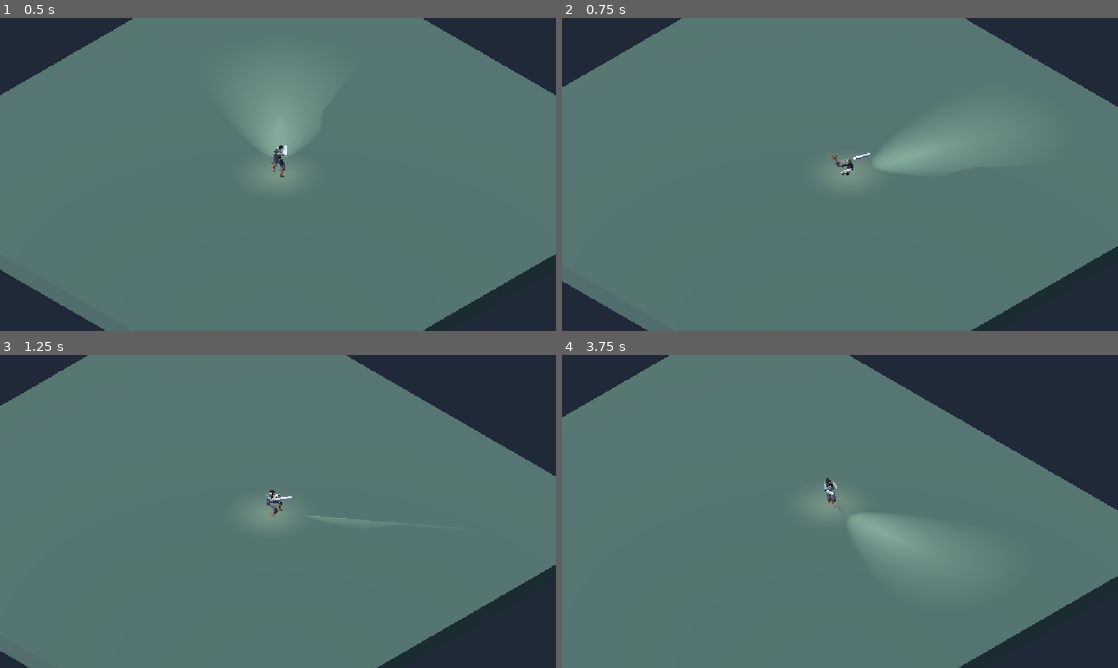
Above: before the commit, frames 1-4 (two rows, left to right).
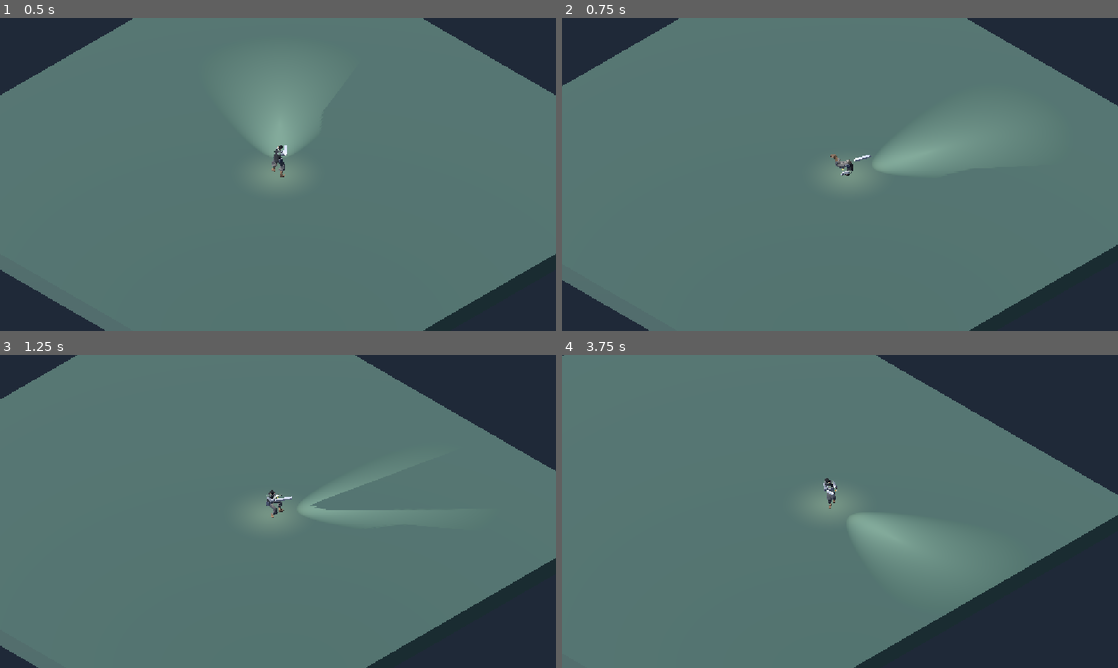
Above: after the commit, the same moments.

Repository: AnckerStudios/the-camera-game
Game: Godot game, scene res://mainscene.tscn
Two runs of this game, one before a commit and one after it. Both use one fixed random seed, a clock stepped at 60 frames per second and the inputs below. The project has no main scene, so this scene is started directly.
Inputs (mouse positions are in pixels of both pictures, inside the frame that each line leads up to):
- Up to frame 1 (0.5 s): no input
- Up to frame 2 (0.75 s): move the mouse to (962, 158) at 0.52 s; hold D (move_right) from 0.53 s (still down); tap Shift (dash) at 0.6 s
- Up to frame 3 (1.25 s): keep holding D (move_right); tap Space (jump) at 0.77 s
- Up to frame 4 (3.75 s): move the mouse to (728, 527) at 1.27 s; release D (move_right) at 1.28 s; hold S (move_backward) 1.28-2.03 s; right-click (728, 527) at 1.35 s; tap Space (jump) at 1.52, 3.02 s; tap Shift (dash) at 1.55, 2.1, 3.05 s; move the mouse to (895, 442) at 2.02 s; hold D (move_right) 2.03-2.78 s; move the mouse to (812, 574) at 2.77 s; hold W (move_forward) 2.78-3.53 s; click (812, 574) at 2.85 s; move the mouse to (1006, 558) at 3.52 s; hold A (move_left) from 3.53 s (still down); hold Q (weapon_next) from 3.53 s (still down)

Frame 1 is identical in both runs. In frame 2, 0.5% of the frame differs, in the area x 0-100%, y 0-100%; in frame 3, 2.4%; in frame 4, 12%.

Commit message:
Исправил восстановление после кувырка и его направление

Diff:
--- a/gamelogic/player/model/player_model.gd
+++ b/gamelogic/player/model/player_model.gd
@@ -14,7 +14,7 @@
 ## Плавность смены направления в смешивании.
 @export var blend_smoothing := 10.0
 ## Скорость возврата модели к направлению взгляда после кувырка.
-@export var face_back_speed := 12.0
+@export var face_back_speed := 6.0
 
 const ROLL_ANIMATION := &"move/roll"
 
@@ -60,7 +60,7 @@
 ## Во время кувырка модель смотрит туда, куда катится, а не на курсор;
 ## родитель (взгляд) продолжает поворачиваться, поэтому направление держится в мировых осях.
 func _update_facing(delta: float) -> void:
-	if _roll_remaining > 0.0:
+	if _roll_remaining > 0.5:
 		_roll_remaining -= delta
 		global_rotation.y = _roll_yaw
 	else:
--- a/gamelogic/player/player.gd
+++ b/gamelogic/player/player.gd
@@ -144,7 +144,7 @@
 	if _dash_remaining > 0.0 or _dash_cooldown_remaining > 0.0:
 		return
 
-	_dash_direction = _calc_facing_direction()
+	_dash_direction = _get_movement_direction()
 	if _dash_direction.is_zero_approx():
 		_dash_direction = -visual.global_basis.z
 	_dash_direction.y = 0.0
@@ -167,6 +167,7 @@
 
 		if _dash_remaining <= 0.0:
 			_dash_cooldown_remaining = dash_cooldown_seconds
+			_dash_remaining = 0.0
 	else:
 		_update_horizontal_velocity(direction, delta)
 
@@ -188,13 +189,9 @@
 func _update_mouse_facing(delta: float) -> void:
 	if not _has_mouse_target:
 		return
-
-	_rotate_visual(_calc_facing_direction(), delta)
-
-func _calc_facing_direction() -> Vector3:
 	var direction := _mouse_target - global_position
 	direction.y = 0.0
-	return direction.normalized()
+	_rotate_visual(direction.normalized(), delta)
 
 ## Передаёт камере фактическую скорость ходьбы; в воздухе и при рывке покачивание затухает.
 func _update_camera_walking() -> void:
